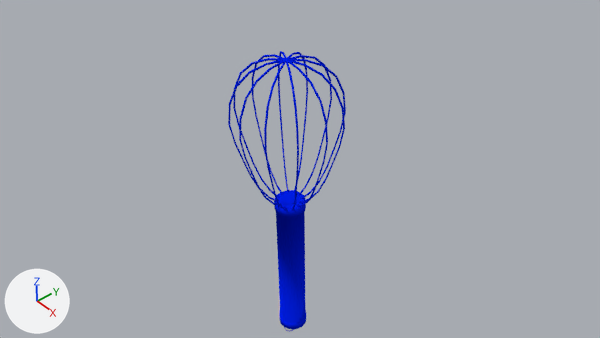
An edit to the Blender file 01-Models/sl-schneebesen.blend, drawn before and after from the same camera.
Camera for both pictures: the file's camera 'Camera'. The lights are fixed; the arrows at lower left show +X, +Y and +Z.
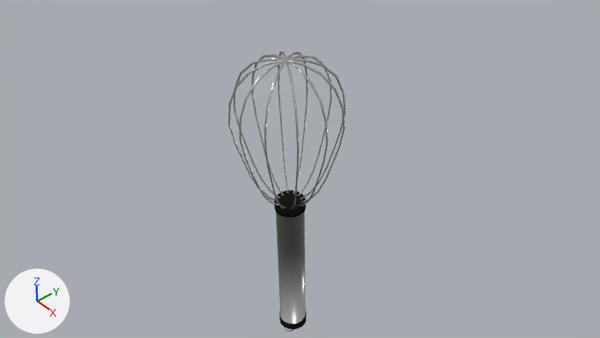
Changed parts and their boxes (x1, y1, x2, y2) in the pictures (600 x 338 px):
part 1 of me_circle, recoloured (blue to black)
    both: (279, 310, 306, 331)
part 2 of me_circle, recoloured (blue to black)
    both: (274, 190, 306, 218)
part 3 of me_circle, recoloured (blue to grey)
    both: (228, 51, 346, 209)
part 4 of me_circle, recoloured (blue to grey)
    both: (276, 211, 305, 324)

Diff of the bpy script that builds the scene:
```diff
--- a/01-Models/sl-schneebesen.blend.py
+++ b/01-Models/sl-schneebesen.blend.py
@@ mat_schwarz @@
+mat_schwarz = diffuse_material('schwarz')
+mat_schwarz.base_color = (0.01, 0.01, 0.01)  # black #191919
+mat_schwarz.roughness = 0.1
@@ mat_metall @@
+mat_metall = bpy.data.materials.new('Metall')
+mat_metall.use_nodes = True; mat_metall.node_tree.nodes.clear()
+_N = mat_metall.node_tree.nodes; _L = mat_metall.node_tree.links
+n0 = _N.new('ShaderNodeOutputMaterial'); n0.name = 'Material Output'
+n1 = _N.new('ShaderNodeBsdfAnisotropic'); n1.name = 'Glossy BSDF'
+n1.distribution = 'GGX'
+n1.inputs[0].default_value = (0.604, 0.604, 0.604, 1.0)  # 'Color', light grey #cccccc
+n1.inputs[1].default_value = 0.316  # 'Roughness'
+_L.new(n1.outputs[0], n0.inputs[0])  # 'BSDF' to 'Surface'
@@ me_circle @@
 me_circle.from_pydata(...)  # 2004 vertices, 1890 faces; spans x -3.7..3.7, y -3.7..3.7, z -1.9..22.4
 # used by ob_circle; location = (0.0, 0.0, 0.0); scale = (0.802, 0.802, 0.802)
+# me_circle part 1: all 209 faces centred in x -1.1..1.1, y -1.1..1.1, z -1.9..0.0 switch from mat_material (blue #001ee7) to mat_schwarz (black #191919)
+# me_circle part 2: all 65 faces centred in x -1.1..1.1, y -1.1..1.1, z 11.0..11.7 switch from mat_material (blue #001ee7) to mat_schwarz (black #191919)
+# me_circle part 3: all 1584 faces centred in x -3.7..3.7, y -3.7..3.7, z 11.8..22.3 switch from mat_material (blue #001ee7) to mat_metall
+# me_circle part 4: all 32 faces centred in x -1.0..1.0, y -1.0..1.0, z 5.5 switch from mat_material (blue #001ee7) to mat_metall
```
